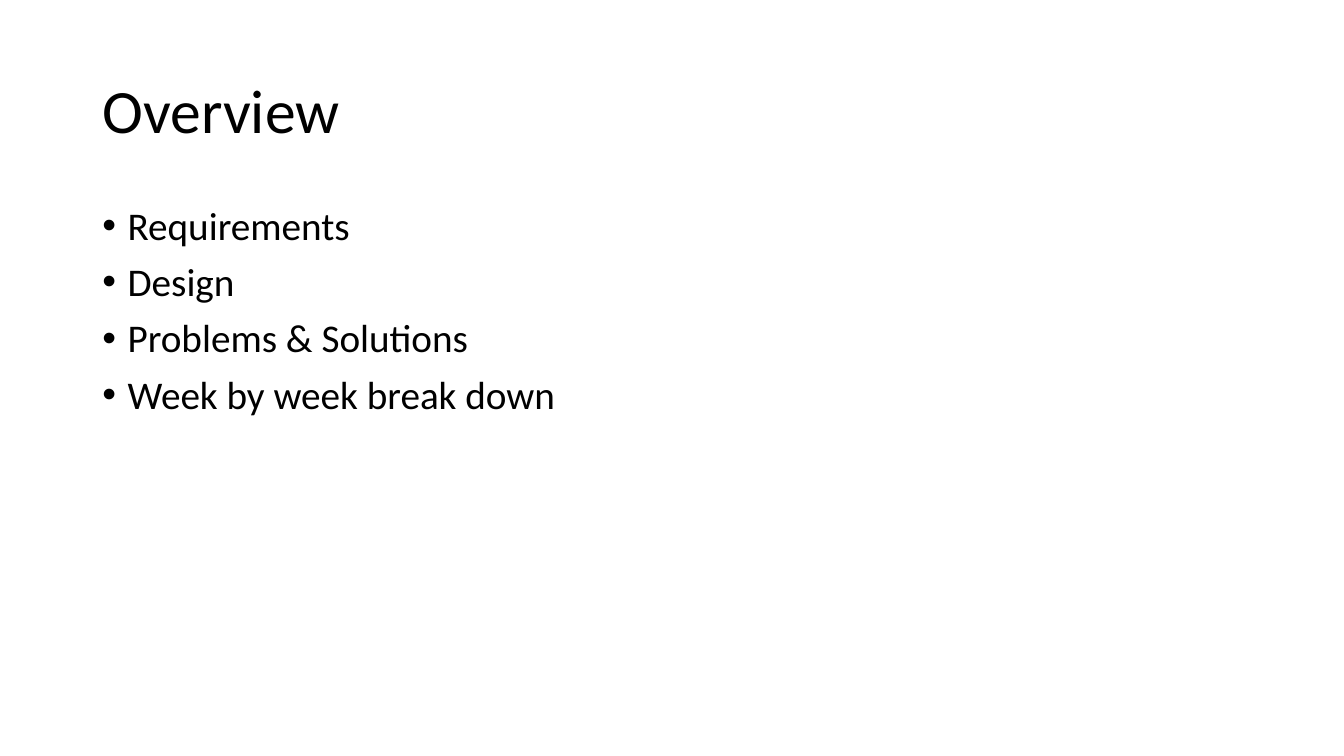
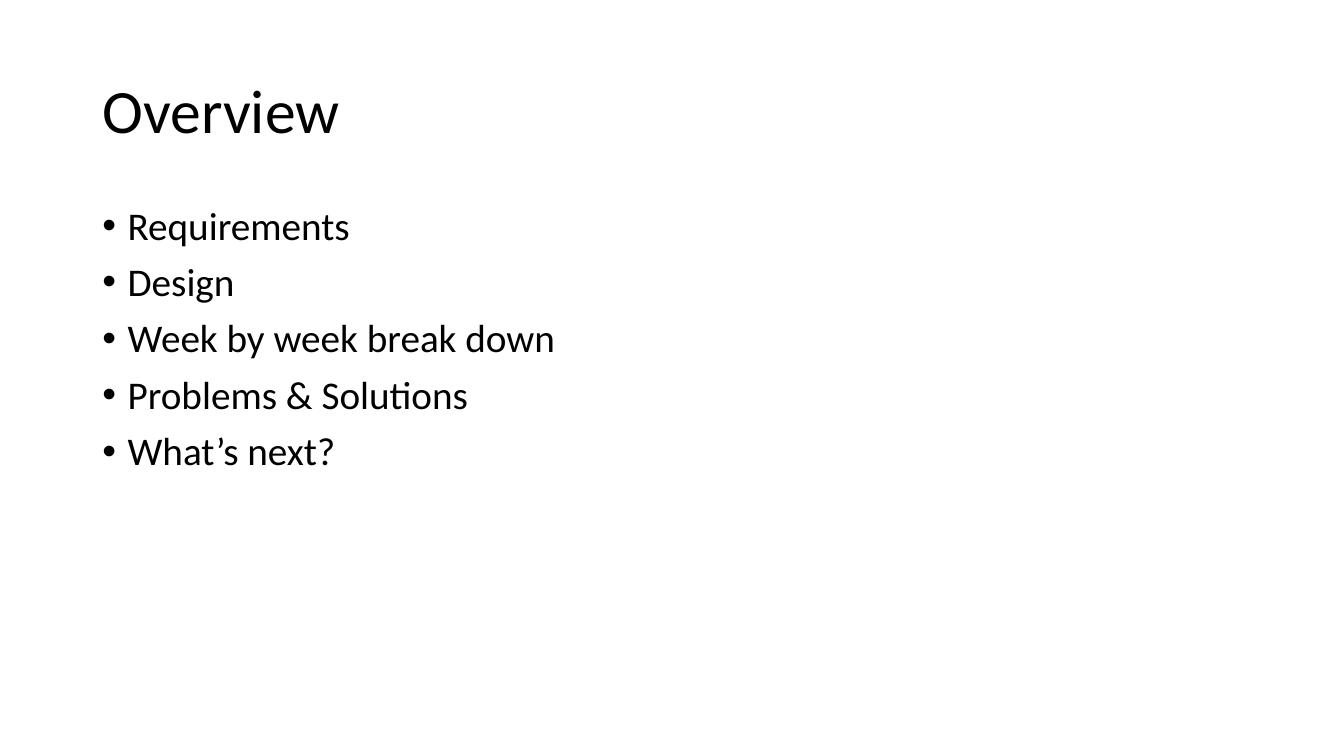
Before and after one commit to gonsalvg/Capstone-Forge-App, a slide deck: slide 4 of Progress Report/Progress report.pptx (slide 3 before the commit). Drawn at 1344x756 pixels with LibreOffice and Linux fonts; fonts in the diff are those of the drawing. Boxes give left, top, right and bottom in pixels: in the first picture for what was removed or moved away, otherwise in the second. Text is boxed around its words. In the diff, an @@ line names an element or a change of style, - is before the commit and + after.

```diff
--- a/Progress Report/Progress report.pptx
+++ b/Progress Report/Progress report.pptx
@@ text at (128, 324, 555, 359): paragraph added @@
+• Week by week break down
@@ text at (128, 437, 335, 466): text changed @@
-• Week by week break down
+• What’s next?
```
Also in this commit, not shown: 32 slides added.
